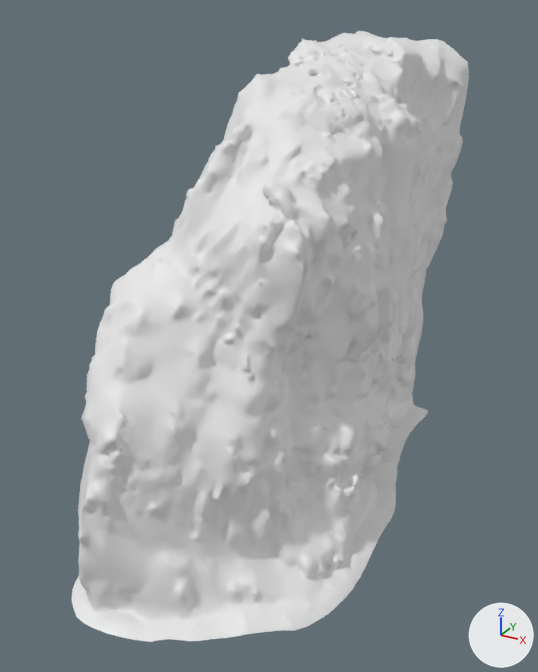
One commit to the FBX model Assets/Rocks/NordicCliff4.fbx: the scene before it, then after it.
Both versions are drawn from a 50 mm camera at (25.5, -61.1, 35.0) aimed at (1.6, -17.8, 13.3). Arrows for +X, +Y and +Z are at lower right; the lights stay in place. Objects named as collision shapes, trigger or cutter boxes, shadow casters or lower levels of detail are left out. Where no turn or scale is listed for an object, it has been applied to the vertices.

In view in the first picture: 'NordicCliff4_LOD0'.
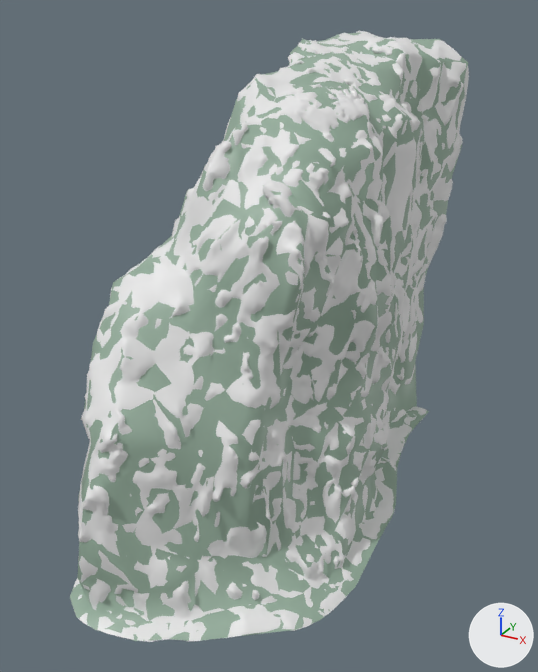
Edits to the bpy script that builds the scene:
```text
Add mat_stone_d745fd8fc67db26a:
    mat_stone_d745fd8fc67db26a = principled_material('stone_D745FD8FC67DB26A')
    mat_stone_d745fd8fc67db26a.base_color = (0.304, 0.427, 0.336)  # grey #96af9d
Add me_aset_nature_rock_xl_veqnci0db_lod4_004:
    me_aset_nature_rock_xl_veqnci0db_lod4_004.from_pydata(...)  # 651 vertices, 1250 faces; spans x -10.9..11.9, y -35.6..1.9, z -0.3..33.2
    me_aset_nature_rock_xl_veqnci0db_lod4_004.materials.append(mat_stone_d745fd8fc67db26a)  # grey #96af9d
Add ob_utm_nordiccliff4:
    ob_utm_nordiccliff4 = bpy.data.objects.new('UTM_NordicCliff4', me_aset_nature_rock_xl_veqnci0db_lod4_004)
    ob_utm_nordiccliff4.location = (0.0, 0.0, 0.0)
```

Location of each change, (x1, y1, x2, y2) in pixels of the pictures (538 x 672 px):
'UTM_NordicCliff4', added
    after: (70, 32, 468, 641)
